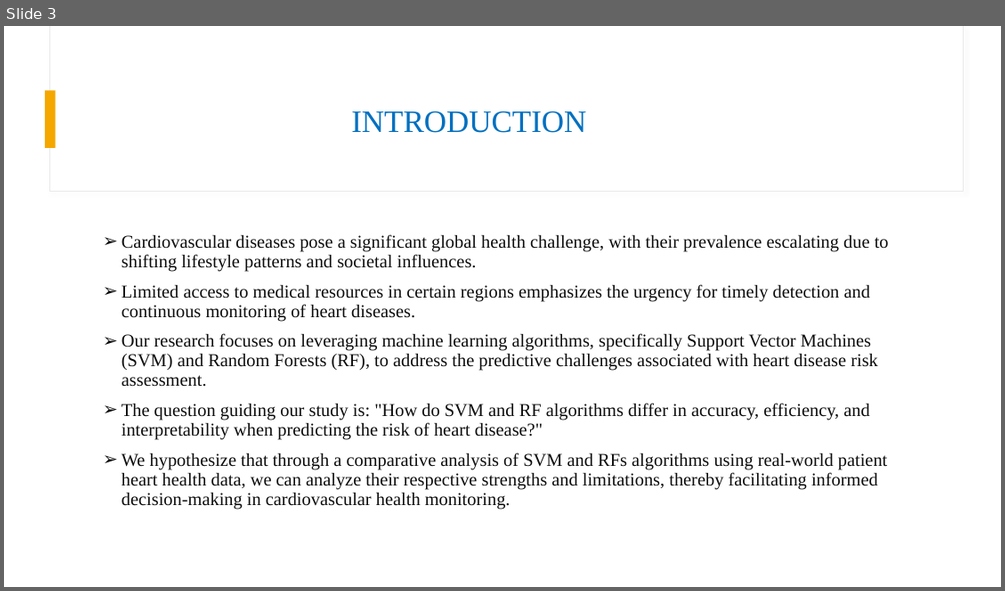
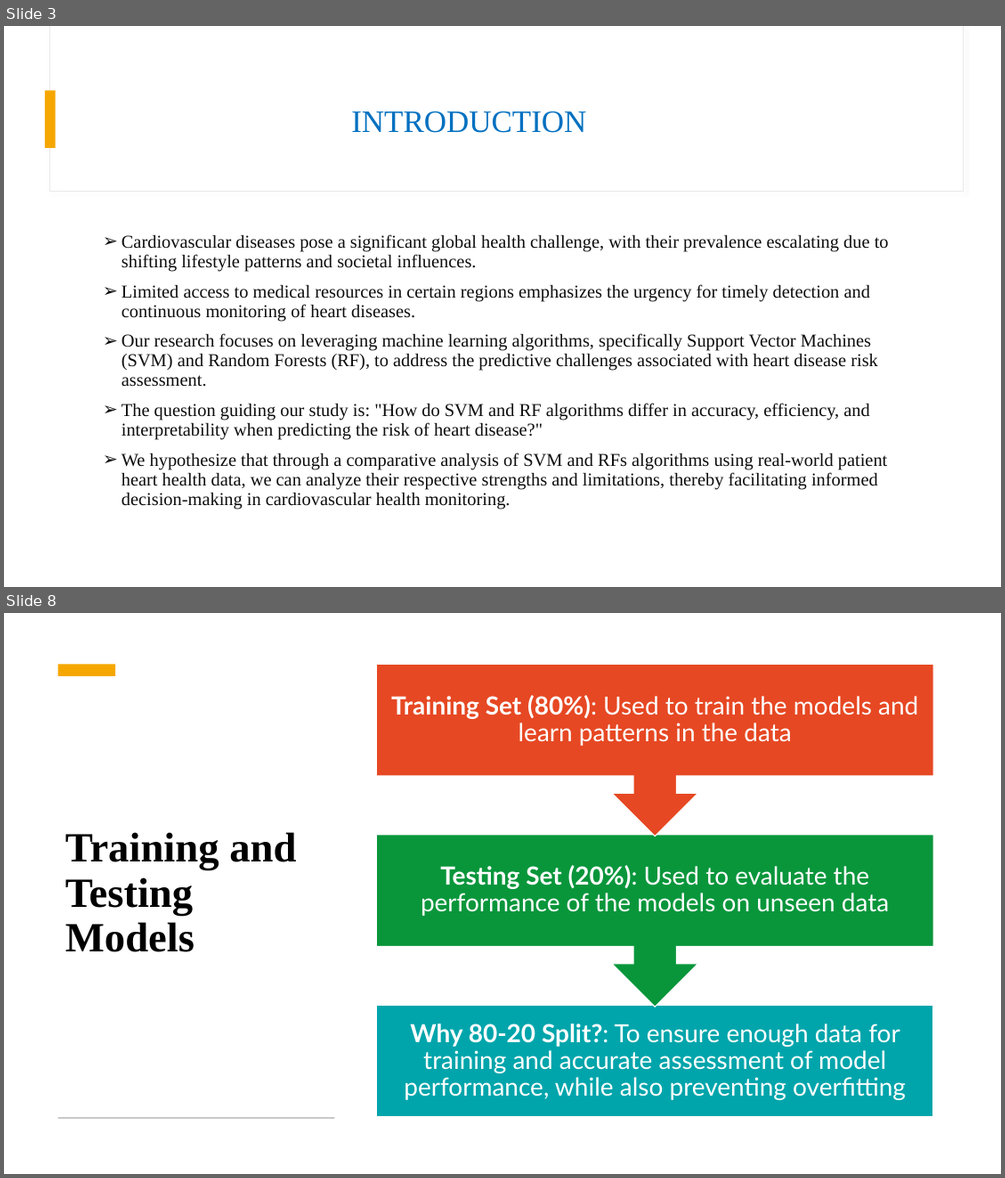
Before and after one commit to csci595-research-lit-spring-2024/595-class-project-spring-2024-chandana3166, a slide deck: presentations/CSCI_595_projectpresentation.pptx. Shown one above the other, each under a label of ours: slide 3 before the commit, slides 3 and 8 after it; the slides between them are not shown. The pictures are 1005x591 and 1005x1178 pixels, drawn with LibreOffice and Linux fonts; fonts in the diff are those of the drawing. Boxes give left, top, right and bottom in pixels: in the first picture for what was removed or moved away, otherwise in the second. Text is boxed around its words. In the diff, an @@ line names an element or a change of style, - is before the commit and + after.

```diff
--- a/presentations/CSCI_595_projectpresentation.pptx
+++ b/presentations/CSCI_595_projectpresentation.pptx
@@ slide 8 added at (4,613,1001,1174), background #FFFFFF; not listed: 2 template elements that a slide beside it also shows @@
@@ rectangle added at (4,613,1001,1174), fill #FFFFFF @@
@@ rectangle added at (58,665,116,676), fill #F5A700 @@
@@ group added at (376,664,933,1117): 3 texts, 2 up arrow callouts, 1 rectangle @@
+Why 80-20 Split?: To ensure enough data for training and accurate assessment of model performance, while also preventing overfitting
+Testing Set (20%): Used to evaluate the performance of the models on unseen data
+Training Set (80%): Used to train the models and learn patterns in the data
@@ title added at (65,832,296,952), 40 pt, text #000000, bold @@
+Training and Testing Models
@@ rectangle added at (57,1117,334,1119), fill #C9C9C9 @@
```
Also in this commit, not shown: 1 slide changed, 9 other slides added.
